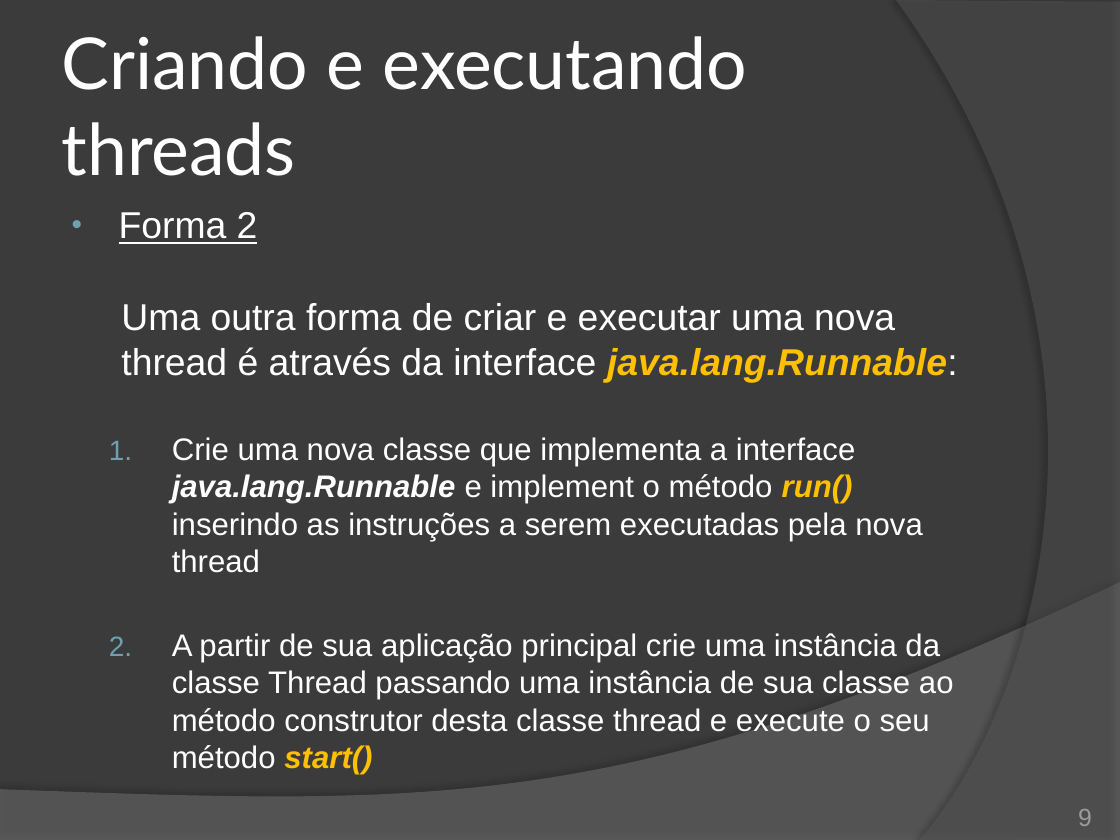
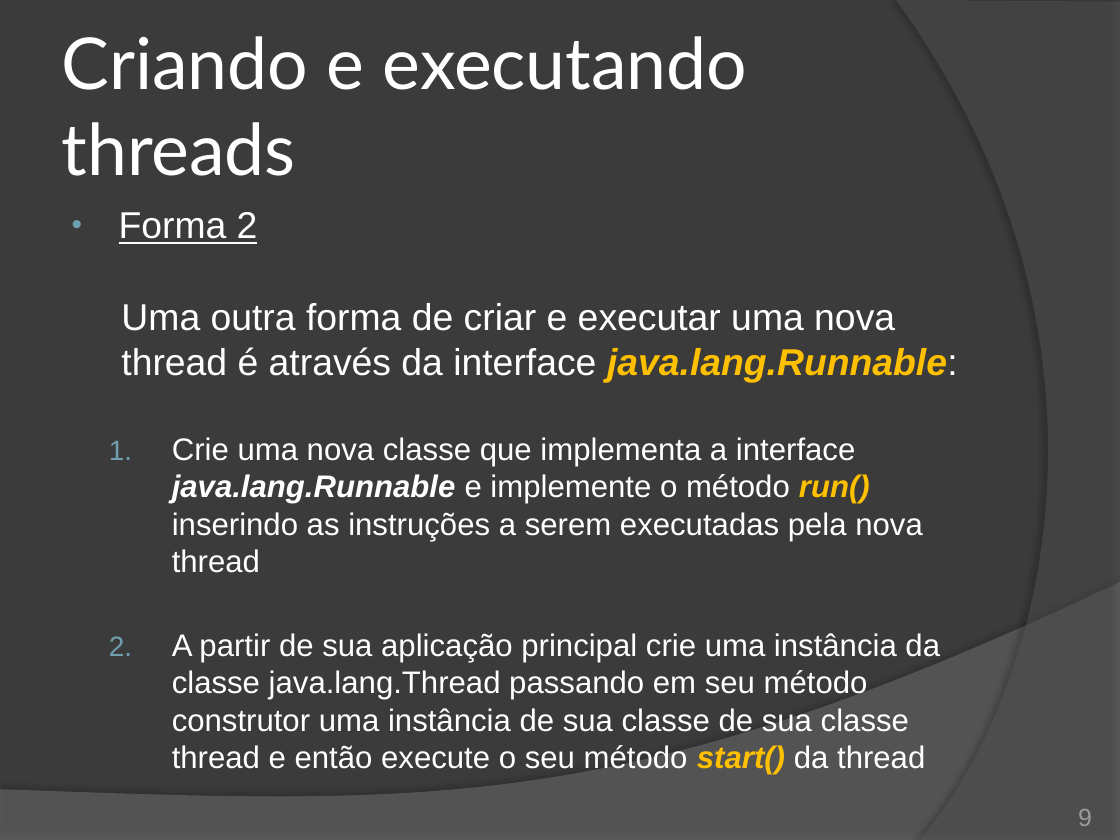
Before and after one commit to duchesqui/slzvieira-training, a slide deck: slide 9 of 2-Java-Programmer-Modulo-II/14.Capitulo08.pptx. Drawn at 1120x840 pixels with LibreOffice and Linux fonts; fonts in the diff are those of the drawing. Boxes give left, top, right and bottom in pixels: in the first picture for what was removed or moved away, otherwise in the second. Text is boxed around its words. In the diff, an @@ line names an element or a change of style, - is before the commit and + after.

Commit message:
Threads - Estados das threads.

```diff
--- a/2-Java-Programmer-Modulo-II/14.Capitulo08.pptx
+++ b/2-Java-Programmer-Modulo-II/14.Capitulo08.pptx
@@ text at bbox=[172, 437, 940, 774]: text changed @@
-  1. Crie uma nova classe que implementa a interface java.lang.Runnable e implement o método run() inserindo as instruções a serem executadas pela nova thread
-  2. A partir de sua aplicação principal crie uma instância da classe Thread passando uma instância de sua classe ao método construtor desta classe thread e execute o seu método start()
+  1. Crie uma nova classe que implementa a interface java.lang.Runnable e implemente o método run() inserindo as instruções a serem executadas pela nova thread
+  2. A partir de sua aplicação principal crie uma instância da classe java.lang.Thread passando em seu método construtor uma instância de sua classe de sua classe thread e então execute o seu método start() da thread
```
Also in this commit, not shown: 1 other slide changed, 1 slide added, 2 slides removed.
